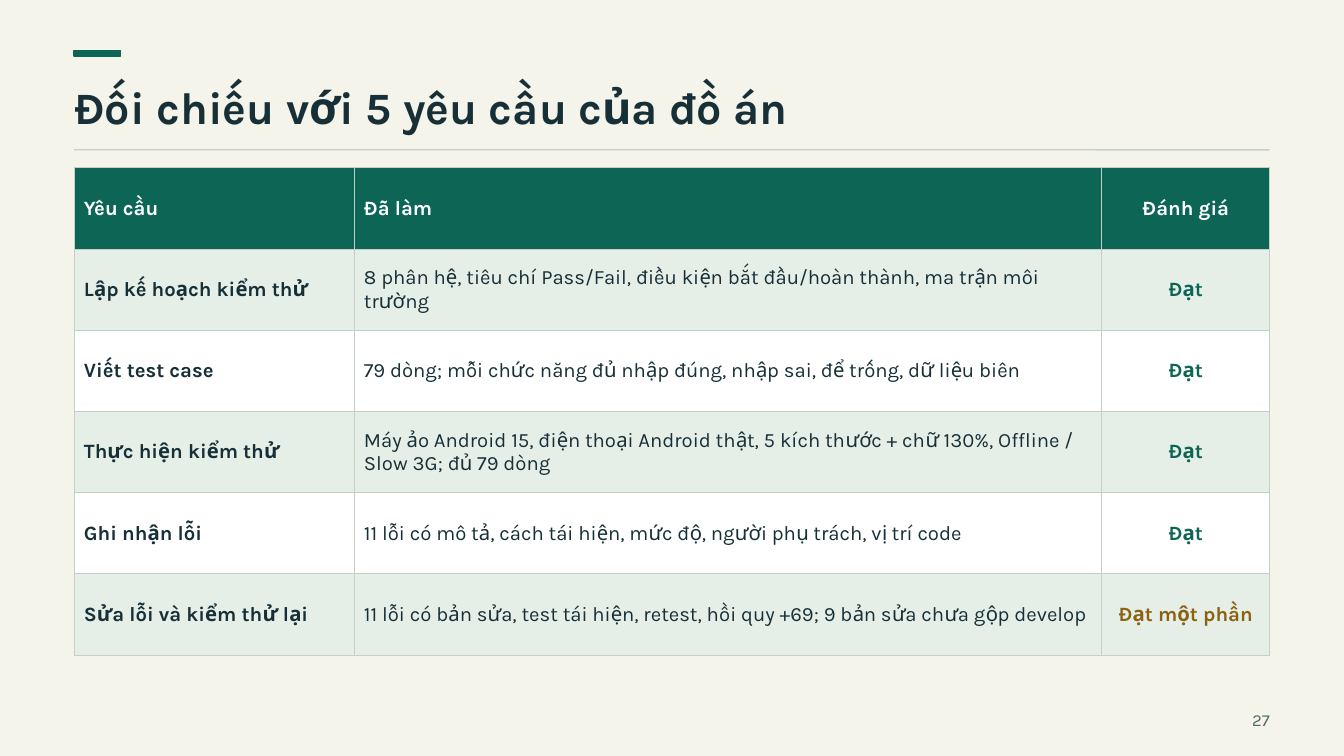
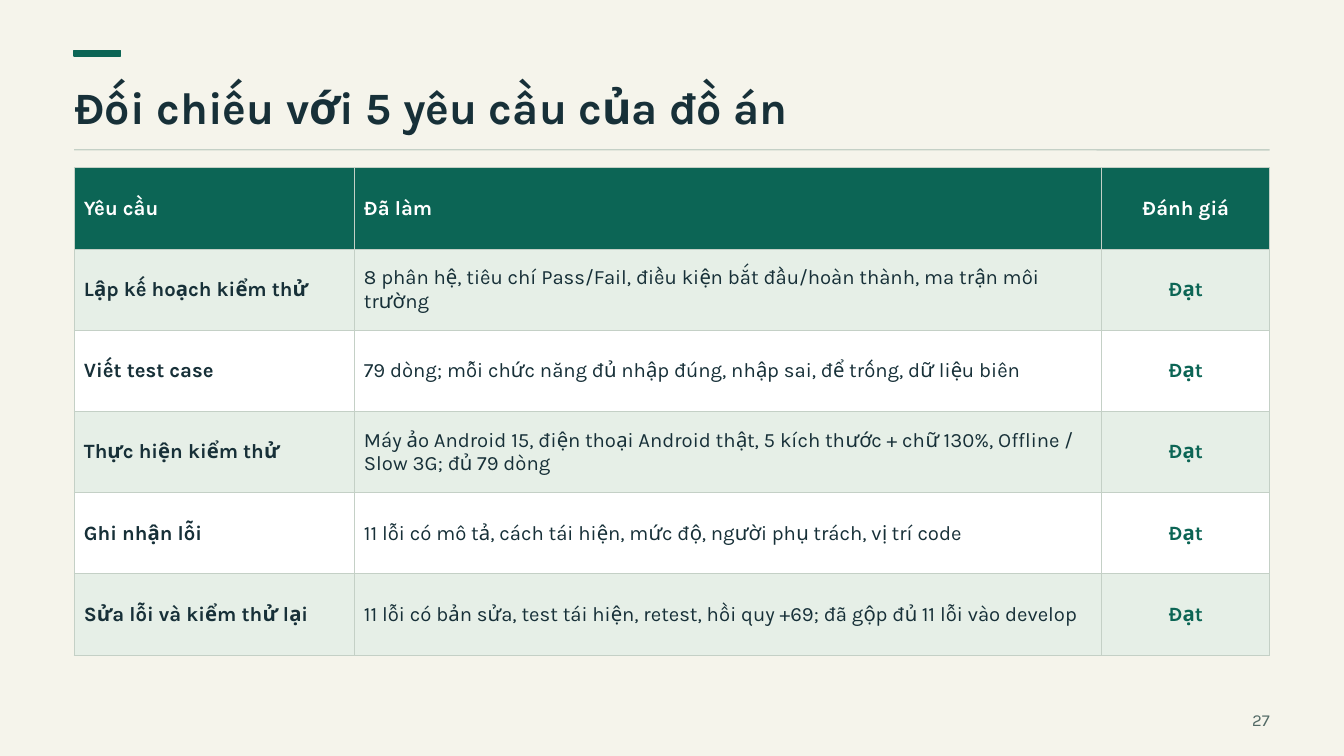
Before and after one commit to thangchien1607/local-passport, a slide deck: slide 27 of docs/testing/slide.pptx. Drawn at 1344x756 pixels with LibreOffice and Linux fonts; fonts in the diff are those of the drawing. Boxes give left, top, right and bottom in pixels: in the first picture for what was removed or moved away, otherwise in the second. Text is boxed around its words. In the diff, an @@ line names an element or a change of style, - is before the commit and + after.

Commit message:
docs(test): cập nhật trạng thái 11 lỗi sau khi gộp PR #49–#57
- Cả 11 lỗi đã có trên develop: 9 lỗi gộp ngày 28/11 qua PR #49–#57
- Bảng lỗi, báo cáo và tóm tắt đổi trạng thái sang "Đã sửa, đã gộp develop"
- Slide cập nhật: thẻ tình trạng, đối chiếu yêu cầu, việc tiếp theo

```diff
--- a/docs/testing/slide.pptx
+++ b/docs/testing/slide.pptx
@@ table at bbox=[75, 168, 1271, 655] @@
-row 6, column 2: 11 lỗi có bản sửa, test tái hiện, retest, hồi quy +69; 9 bản sửa chưa gộp develop
+row 6, column 2: 11 lỗi có bản sửa, test tái hiện, retest, hồi quy +69; đã gộp đủ 11 lỗi vào develop
-row 6, column 3: Đạt một phần
+row 6, column 3: Đạt
```
Also in this commit, not shown: 6 other slides changed, 4 other files.
